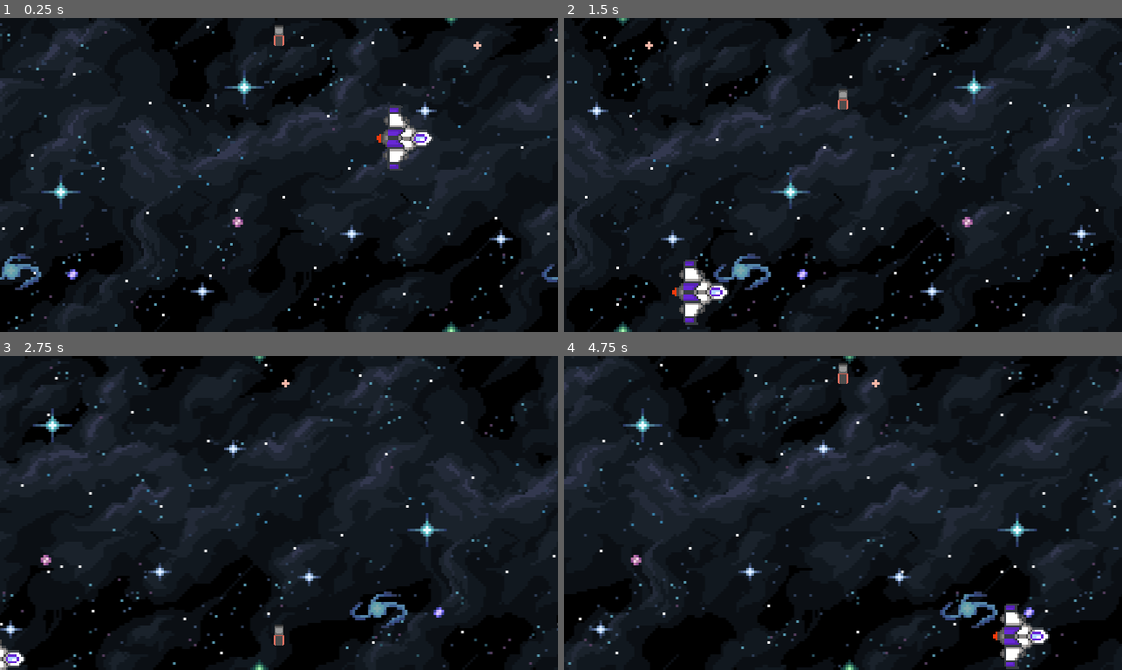
Above: before the commit, frames 1-4 (two rows, left to right).
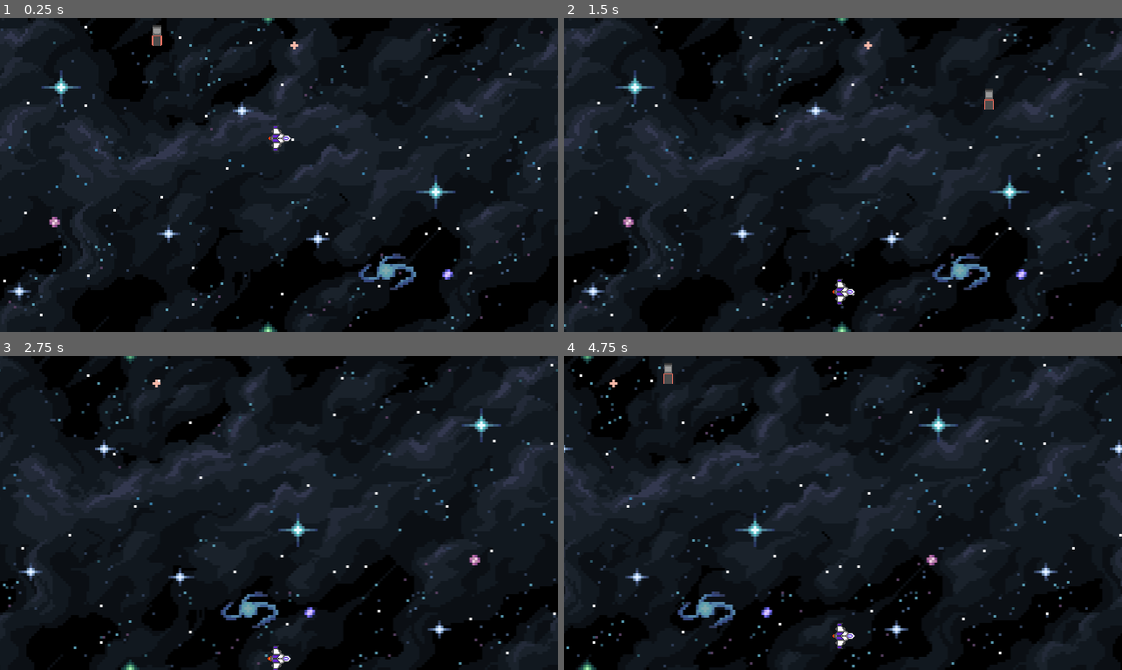
Above: after the commit, the same moments.

Repository: IsThisShadow/DogeFire-Duo
Game: Godot game, scene res://scripts/PlayerScripts/Levels/main.tscn
Same seed, same stepped clock (60 frames per second), same inputs: the game is played once before the commit and once after it. Before the commit the project starts from res://Scenes/Levels/main.tscn.
Inputs (mouse positions are in pixels of both pictures, inside the frame that each line leads up to):
- Up to frame 1 (0.25 s): no input
- Up to frame 2 (1.5 s): tap Enter at 0.5 s; move the mouse to (965, 159) at 0.52 s; hold D (p1_right) 0.53-1.28 s; hold Down (p2_down) 0.53-1.28 s; move the mouse to (731, 190) at 1.27 s; hold S (p1_down) from 1.28 s (still down); tap Left (p2_left) at 1.35 s
- Up to frame 3 (2.75 s): move the mouse to (334, 443) at 2.02 s; release S (p1_down) at 2.03 s; hold D (p1_right) from 2.03 s (still down); hold Right (p2_right) from 2.03 s (still down)
- Up to frame 4 (4.75 s): move the mouse to (815, 575) at 2.77 s; release D (p1_right) at 2.78 s; release Right (p2_right) at 2.78 s; hold W (p1_up) 2.78-3.53 s; tap Up (p2_up) at 2.85 s; move the mouse to (1010, 560) at 3.52 s; press the mouse at (1010, 560) at 3.53 s; hold A (p1_left) from 3.53 s (still down); move the mouse to (675, 465) at 4.27 s; release the mouse at (675, 465) at 4.28 s; tap E (switch_weapon) at 4.35 s

The runs differ from the first frame. In frame 1, 27% of the frame differs, in the area x 0-100%, y 0-100%; in frame 2, 27%; in frame 3, 22%; in frame 4, 26%.

Commit message:
Merge branch 'EnemiesType1' into test

Diff:
--- a/Levels/main.tscn
+++ /dev/null
@@ -1,50 +0,0 @@
-[gd_scene load_steps=7 format=3 uid="uid://cm8btmccrf7sc"]
-
-[ext_resource type="Texture2D" uid="uid://b1tua5vfgxcrt" path="res://UI Sprites/Hearts.png" id="1_sq8ut"]
-[ext_resource type="PackedScene" uid="uid://chjjubkrgfxr8" path="res://characterBodyP1.tscn" id="2_gnif3"]
-[ext_resource type="PackedScene" uid="uid://1kty4inue6nu" path="res://characterBodyP2.tscn" id="3_lwy2l"]
-[ext_resource type="Script" path="res://Levels/test_area.gd" id="4_nj2yk"]
-[ext_resource type="FontFile" uid="uid://bh5lgsy2gqycq" path="res://Tektur/static/Tektur-Bold.ttf" id="5_7pswh"]
-
-[sub_resource type="RectangleShape2D" id="RectangleShape2D_lwy2l"]
-size = Vector2(179, 659)
-
-[node name="Main" type="Node2D"]
-
-[node name="Hearts" type="Sprite2D" parent="."]
-position = Vector2(1096, 720)
-scale = Vector2(34.125, 17.5625)
-texture = ExtResource("1_sq8ut")
-
-[node name="CharacterBodyP2" parent="." instance=ExtResource("3_lwy2l")]
-position = Vector2(261, 466)
-
-[node name="CharacterBodyP1" parent="." instance=ExtResource("2_gnif3")]
-position = Vector2(227, 215)
-
-[node name="testArea" type="Area2D" parent="."]
-modulate = Color(1, 0, 1, 1)
-script = ExtResource("4_nj2yk")
-
-[node name="CollisionShape2D" type="CollisionShape2D" parent="testArea"]
-modulate = Color(0.898039, 0, 1, 0.870588)
-position = Vector2(769, 332.5)
-shape = SubResource("RectangleShape2D_lwy2l")
-
-[node name="DeathAnnouncement" type="Label" parent="."]
-visible = false
-offset_left = 66.0
-offset_top = 211.0
-offset_right = 1092.0
-offset_bottom = 367.0
-theme_override_colors/font_color = Color(1, 0, 0, 1)
-theme_override_colors/font_shadow_color = Color(0, 0, 0, 1)
-theme_override_fonts/font = ExtResource("5_7pswh")
-theme_override_font_sizes/font_size = 120
-text = "Player 1 has died!"
-horizontal_alignment = 1
-vertical_alignment = 1
-
-[connection signal="area_entered" from="testArea" to="CharacterBodyP1" method="_on_test_area_area_entered"]
-[connection signal="body_entered" from="testArea" to="CharacterBodyP2" method="_on_test_area_body_entered"]
-[connection signal="body_entered" from="testArea" to="CharacterBodyP1" method="_on_test_area_body_entered"]
--- a/characterBodyP2.tscn
+++ b/characterBodyP2.tscn
@@ -120,8 +120,8 @@
 
 [node name="CharacterBodyP2" type="CharacterBody2D"]
 texture_filter = 1
+position = Vector2(0, -1)
 rotation = 1.5708
-scale = Vector2(2.5, 2.5)
 script = ExtResource("1_ci73e")
 
 [node name="Sprite_p2" type="Sprite2D" parent="."]
@@ -187,5 +187,9 @@
 theme_override_fonts/font = ExtResource("3_67u87")
 theme_override_font_sizes/font_size = 40
 
+[node name="Camera2D" type="Camera2D" parent="."]
+limit_top = 0
+limit_bottom = -360
+
 [connection signal="body_entered" from="ReviveZone_p2" to="." method="_on_revive_zone_p_2_body_entered"]
 [connection signal="body_exited" from="ReviveZone_p2" to="." method="_on_revive_zone_p_2_body_exited"]
--- a/project.godot
+++ b/project.godot
@@ -11,7 +11,7 @@
 [application]
 
 config/name="ArcadeTemplate"
-run/main_scene="res://Scenes/Levels/main.tscn"
+run/main_scene="res://scripts/PlayerScripts/Levels/main.tscn"
 config/features=PackedStringArray("4.3", "GL Compatibility")
 config/icon="res://icon.svg"
 
@@ -19,7 +19,10 @@
 
 window/size/viewport_width=640
 window/size/viewport_height=360
+window/size/mode=3
 window/size/initial_position=Vector2i(320, 180)
+window/size/resizable=false
+window/size/borderless=true
 window/stretch/mode="canvas_items"
 
 [input]
--- a/Scenes/Levels/main.tscn
+++ b/scripts/PlayerScripts/Levels/main.tscn
@@ -1,15 +1,18 @@
 [gd_scene load_steps=7 format=3 uid="uid://cm8btmccrf7sc"]
 
-[ext_resource type="Texture2D" uid="uid://bvccngnd3tt2b" path="res://2D Space Parallax Backgrounds/layers/black_bg.png" id="2_pqlyo"]
-[ext_resource type="PackedScene" path="res://test_guy.tscn" id="3_1jrec"]
-[ext_resource type="Texture2D" uid="uid://b71b1etq41ye2" path="res://2D Space Parallax Backgrounds/layers/nebula.png" id="3_3w0of"]
-[ext_resource type="Texture2D" uid="uid://60hvkelfx71c" path="res://2D Space Parallax Backgrounds/layers/small_stars.png" id="4_pn6u7"]
-[ext_resource type="Texture2D" uid="uid://diwt20qjdcldu" path="res://2D Space Parallax Backgrounds/layers/big_stars.png" id="5_wxvke"]
-[ext_resource type="PackedScene" uid="uid://ckmiuk6k2658l" path="res://characterBodyP2.tscn" id="6_sn2ka"]
+[ext_resource type="PackedScene" uid="uid://b1iwsr6k5lpmk" path="res://test_guy.tscn" id="1_32tra"]
+[ext_resource type="Texture2D" uid="uid://bvccngnd3tt2b" path="res://2D Space Parallax Backgrounds/layers/black_bg.png" id="2_qfvo7"]
+[ext_resource type="Texture2D" uid="uid://b71b1etq41ye2" path="res://2D Space Parallax Backgrounds/layers/nebula.png" id="3_o266y"]
+[ext_resource type="Texture2D" uid="uid://60hvkelfx71c" path="res://2D Space Parallax Backgrounds/layers/small_stars.png" id="4_dlc5f"]
+[ext_resource type="Texture2D" uid="uid://diwt20qjdcldu" path="res://2D Space Parallax Backgrounds/layers/big_stars.png" id="5_rxhl5"]
+[ext_resource type="PackedScene" uid="uid://ckmiuk6k2658l" path="res://characterBodyP2.tscn" id="6_dgjr4"]
 
 [node name="Main" type="Node2D"]
 
-[node name="test guy" parent="." instance=ExtResource("3_1jrec")]
+[node name="CharacterBodyP2" parent="." instance=ExtResource("6_dgjr4")]
+position = Vector2(142, 138)
+
+[node name="test guy" parent="." instance=ExtResource("1_32tra")]
 position = Vector2(2, 20)
 scale = Vector2(0.1, 0.1)
 
@@ -43,8 +46,5 @@
 motion_mirroring = Vector2(640, 0)
 
 [node name="Sprite2D" type="Sprite2D" parent="ParallaxBackground/ParallaxLayer4"]
-texture = ExtResource("5_wxvke")
+texture = ExtResource("5_rxhl5")
 centered = false
-
-[node name="CharacterBodyP2" parent="." instance=ExtResource("6_sn2ka")]
-position = Vector2(143, 139)
Not shown: 1 places in FloatingText.tscn that only renumber resources
Not shown: 1 places in Scenes/Weapon1.tscn that only renumber resources
Not shown: 2 places in scripts/PlayerScripts/Levels/main.tscn that only renumber resources
Renamed: Scenes/Levels/parallax_background.gd -> scripts/PlayerScripts/Levels/parallax_background.gd
Not shown: 1 places in test_guy.tscn that only renumber resources
